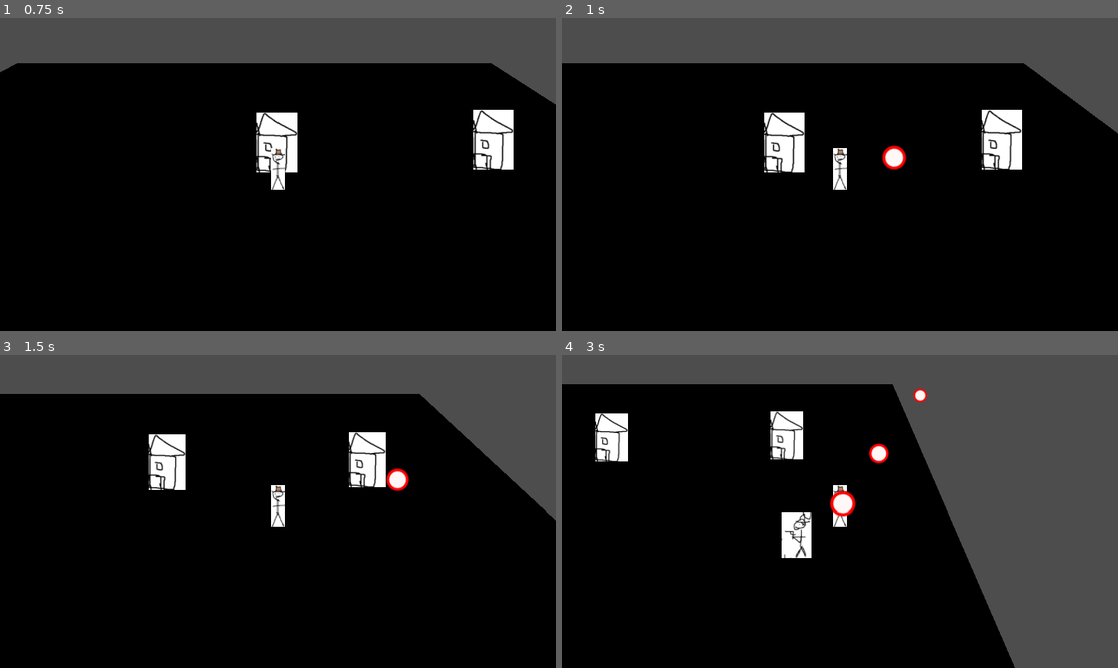
Above: before the commit, frames 1-4 (two rows, left to right).
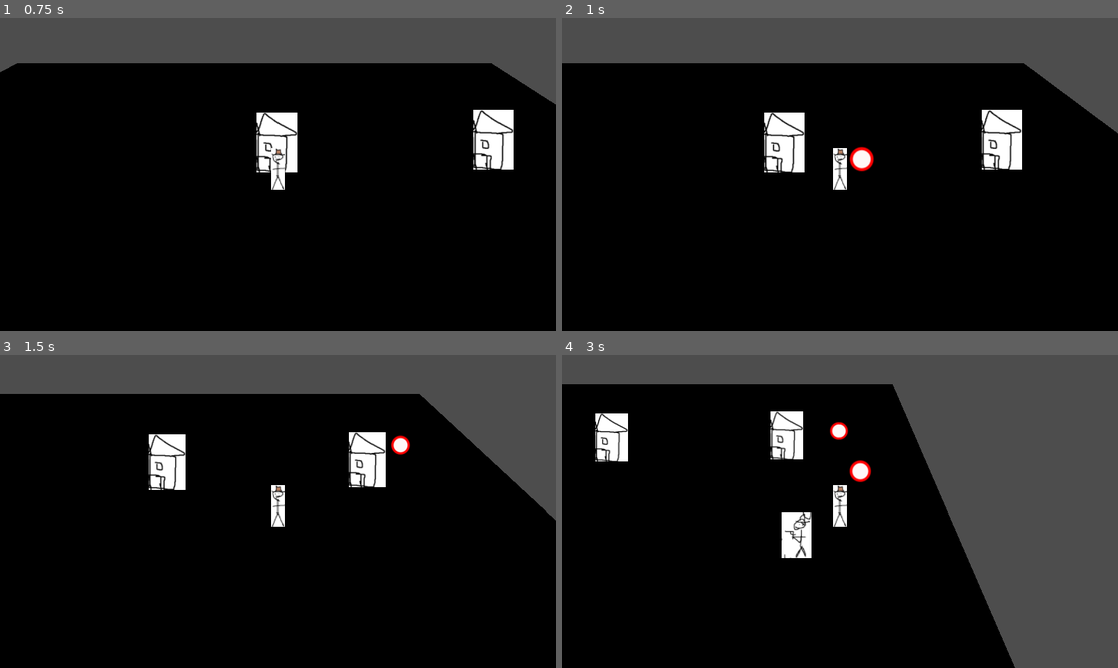
Above: after the commit, the same moments.

Repository: Tristan-Walker/2DTopDownWesternSurvivor
Game: Godot game, scene res://main.tscn
The game is run twice, just before and just after one commit, with the same random seed, the same clock (stepped at 60 frames per second) and the same inputs.
Inputs (mouse positions are in pixels of both pictures, inside the frame that each line leads up to):
- Up to frame 1 (0.75 s): tap Enter at 0.5 s; move the mouse to (400, 158) at 0.52 s; press the mouse at (400, 158) at 0.53 s; hold D (move_right) from 0.53 s (still down)
- Up to frame 2 (1 s): keep holding D (move_right)
- Up to frame 3 (1.5 s): move the mouse to (166, 527) at 1.27 s; release D (move_right) at 1.28 s; release the mouse at (166, 527) at 1.28 s; hold S (move_down) from 1.28 s (still down); click (166, 527) at 1.35 s
- Up to frame 4 (3 s): move the mouse to (895, 442) at 2.02 s; release S (move_down) at 2.03 s; press the mouse at (895, 442) at 2.03 s; hold D (move_right) 2.03-2.78 s; move the mouse to (812, 574) at 2.77 s; release the mouse at (812, 574) at 2.78 s; hold W (move_up) from 2.78 s (still down); click (812, 574) at 2.85 s

Frame 1 is identical in both runs. In frame 2, 0.6% of the frame differs, in the area x 51-62%, y 40-50%; in frame 3, 0.4%; in frame 4, 0.9%, in the area x 48-66%, y 10-52%.

Commit message:
Bullet fixes

Diff:
--- a/bullet.gd
+++ b/bullet.gd
@@ -9,7 +9,7 @@
 	global_position = pos
 	direction = dir
 	self.show()
-	self.process_mode = Node.PROCESS_MODE_INHERIT
+	set_deferred("process_mode", Node.PROCESS_MODE_INHERIT)
 
 # Deactivates active bullet
 func deactivate():
--- a/bullet.tscn
+++ b/bullet.tscn
@@ -7,6 +7,7 @@
 radius = 0.375
 
 [node name="Area3D" type="Area3D" unique_id=90942507]
+top_level = true
 collision_layer = 3
 collision_mask = 2
 script = ExtResource("1_v8qja")
